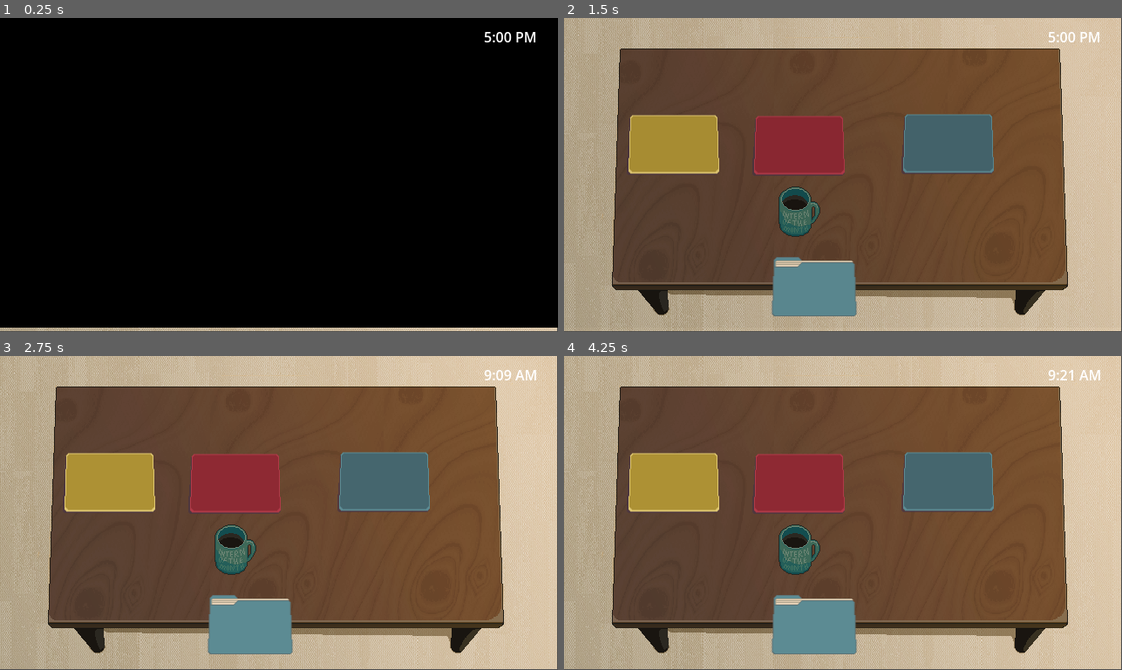
Above: before the commit, frames 1-4 (two rows, left to right).
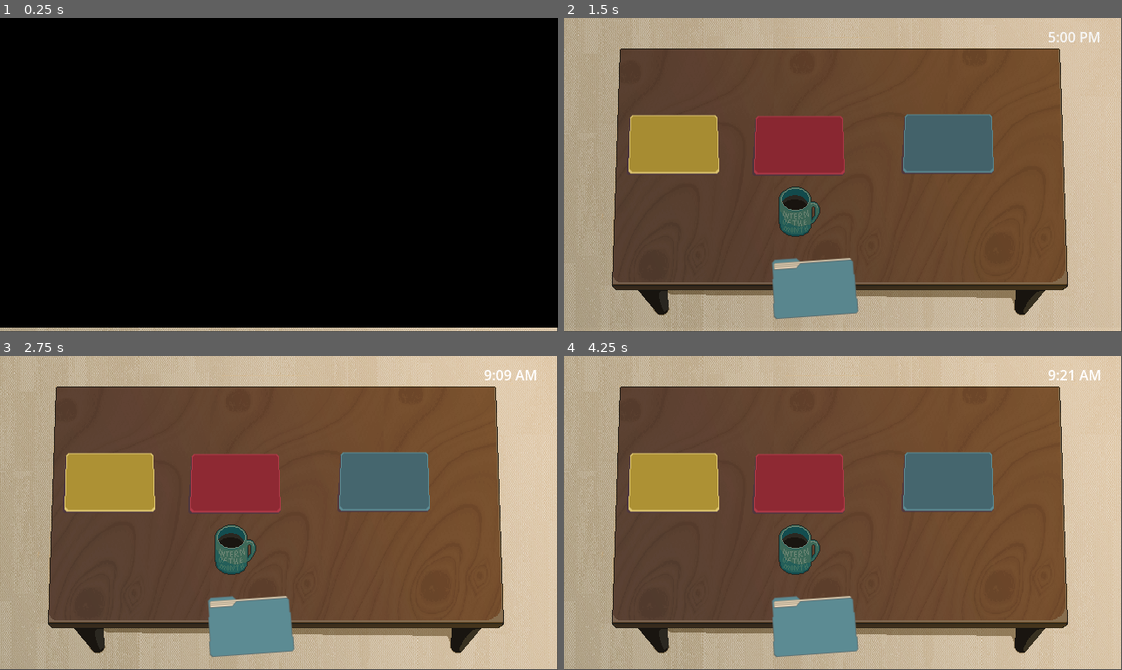
Above: after the commit, the same moments.

Repository: milk9111/godot-wild-jam-79
Game: Godot game, scene res://game.tscn
Same seed, same stepped clock (60 frames per second), same inputs: the game is played once before the commit and once after it.
Inputs (mouse positions are in pixels of both pictures, inside the frame that each line leads up to):
- Up to frame 1 (0.25 s): no input
- Up to frame 2 (1.5 s): tap Enter at 0.5 s; move the mouse to (965, 159) at 0.52 s; move the mouse to (731, 190) at 1.27 s
- Up to frame 3 (2.75 s): tap Space (debug_nudged_obstacle) at 2 s; move the mouse to (334, 443) at 2.02 s
- Up to frame 4 (4.25 s): move the mouse to (815, 575) at 2.77 s; move the mouse to (1010, 560) at 3.52 s

The runs differ from the first frame. In frame 1, 0.2% of the frame differs, in the area x 86-96%, y 4-8%; in frame 2, 0.4%; in frame 3, 0.4%, in the area x 37-53%, y 76-96%; in frame 4, 0.4%.

Commit message:
Changed queue into more of a stack. Also replaced the mug nudge sfx with a ceramic tapping sound.

Diff:
--- a/clutter.tscn
+++ b/clutter.tscn
@@ -1,8 +1,13 @@
-[gd_scene load_steps=14 format=3 uid="uid://c4uatqgan4fmb"]
+[gd_scene load_steps=16 format=3 uid="uid://c4uatqgan4fmb"]
 
 [ext_resource type="Script" uid="uid://litp3r01okoi" path="res://clutter.gd" id="1_xeanr"]
+[ext_resource type="AudioStream" uid="uid://dwkdbt1va8pm" path="res://Assets/Sound/mug_tapped_and_slide.ogg" id="2_fq5wb"]
 [ext_resource type="Texture2D" uid="uid://b5b84qpnj6f6h" path="res://Assets/Art/Assets_Sprite_Sheet_v1.png" id="2_xeanr"]
 [ext_resource type="AudioStream" uid="uid://166hhj2qj6op" path="res://Assets/Sound/ESM_Builder_Game_Ceramic_Break_Large_3_Organic_Smash_Crash_Crumble_Drop_Splatter_Particle_Hit_Stab_Impact.ogg" id="3_mhuwi"]
+
+[sub_resource type="AudioStreamRandomizer" id="AudioStreamRandomizer_dyy2u"]
+streams_count = 1
+stream_0/stream = ExtResource("2_fq5wb")
 
 [sub_resource type="CapsuleShape2D" id="CapsuleShape2D_xeanr"]
 radius = 40.0
@@ -11,6 +16,145 @@
 [sub_resource type="AtlasTexture" id="AtlasTexture_mhuwi"]
 atlas = ExtResource("2_xeanr")
 region = Rect2(180, 189, 48, 58)
+
+[sub_resource type="Animation" id="Animation_fq5wb"]
+length = 0.001
+tracks/0/type = "value"
+tracks/0/imported = false
+tracks/0/enabled = true
+tracks/0/path = NodePath("Sprite2D:position")
+tracks/0/interp = 1
+tracks/0/loop_wrap = true
+tracks/0/keys = {
+"times": PackedFloat32Array(0),
+"transitions": PackedFloat32Array(1),
+"update": 0,
+"values": [Vector2(0, 0)]
+}
+tracks/1/type = "value"
+tracks/1/imported = false
+tracks/1/enabled = true
+tracks/1/path = NodePath("Sprite2D:rotation")
+tracks/1/interp = 1
+tracks/1/loop_wrap = true
+tracks/1/keys = {
+"times": PackedFloat32Array(0),
+"transitions": PackedFloat32Array(1),
+"update": 0,
+"values": [0.0]
+}
+tracks/2/type = "value"
+tracks/2/imported = false
+tracks/2/enabled = true
+tracks/2/path = NodePath("Sprite2D:scale")
+tracks/2/interp = 1
+tracks/2/loop_wrap = true
+tracks/2/keys = {
+"times": PackedFloat32Array(0),
+"transitions": PackedFloat32Array(1),
+"update": 0,
+"values": [Vector2(1, 1)]
+}
+tracks/3/type = "value"
+tracks/3/imported = false
+tracks/3/enabled = true
+tracks/3/path = NodePath("AudioStreamPlayer2D:playing")
+tracks/3/interp = 1
+tracks/3/loop_wrap = true
+tracks/3/keys = {
+"times": PackedFloat32Array(0),
+"transitions": PackedFloat32Array(1),
+"update": 1,
+"values": [false]
+}
+tracks/4/type = "value"
+tracks/4/imported = false
+tracks/4/enabled = true
+tracks/4/path = NodePath("CPUParticles2D:emitting")
+tracks/4/interp = 1
+tracks/4/loop_wrap = true
+tracks/4/keys = {
+"times": PackedFloat32Array(0),
+"transitions": PackedFloat32Array(1),
+"update": 1,
+"values": [false]
+}
+tracks/5/type = "value"
+tracks/5/imported = false
+tracks/5/enabled = true
+tracks/5/path = NodePath("Sprite2D:visible")
+tracks/5/interp = 1
+tracks/5/loop_wrap = true
+tracks/5/keys = {
+"times": PackedFloat32Array(0),
+"transitions": PackedFloat32Array(1),
+"update": 1,
+"values": [true]
+}
+
+[sub_resource type="Animation" id="Animation_q7r8f"]
+resource_name = "TableDown"
+length = 2.0
+tracks/0/type = "value"
+tracks/0/imported = false
+tracks/0/enabled = true
+tracks/0/path = NodePath("Sprite2D:position")
+tracks/0/interp = 1
+tracks/0/loop_wrap = true
+tracks/0/keys = {
+"times": PackedFloat32Array(0, 0.466667, 1),
+"transitions": PackedFloat32Array(1, 1, 1),
+"update": 0,
+"values": [Vector2(0, 0), Vector2(0, 0), Vector2(0, 30)]
+}
+tracks/1/type = "value"
+tracks/1/imported = false
+tracks/1/enabled = true
+tracks/1/path = NodePath("Sprite2D:scale")
+tracks/1/interp = 1
+tracks/1/loop_wrap = true
+tracks/1/keys = {
+"times": PackedFloat32Array(0, 0.966667),
+"transitions": PackedFloat32Array(1, 1),
+"update": 0,
+"values": [Vector2(1, 1), Vector2(0.5, 0.5)]
+}
+tracks/2/type = "value"
+tracks/2/imported = false
+tracks/2/enabled = true
+tracks/2/path = NodePath("AudioStreamPlayer2D:playing")
+tracks/2/interp = 1
+tracks/2/loop_wrap = true
+tracks/2/keys = {
+"times": PackedFloat32Array(1),
+"transitions": PackedFloat32Array(1),
+"update": 1,
+"values": [true]
+}
+tracks/3/type = "value"
+tracks/3/imported = false
+tracks/3/enabled = true
+tracks/3/path = NodePath("CPUParticles2D:emitting")
+tracks/3/interp = 1
+tracks/3/loop_wrap = true
+tracks/3/keys = {
+"times": PackedFloat32Array(1),
+"transitions": PackedFloat32Array(1),
+"update": 1,
+"values": [true]
+}
+tracks/4/type = "value"
+tracks/4/imported = false
+tracks/4/enabled = true
+tracks/4/path = NodePath("Sprite2D:visible")
+tracks/4/interp = 1
+tracks/4/loop_wrap = true
+tracks/4/keys = {
+"times": PackedFloat32Array(1),
+"transitions": PackedFloat32Array(1),
+"update": 1,
+"values": [false]
+}
 
 [sub_resource type="Animation" id="Animation_mhuwi"]
 resource_name = "TableLeft"
@@ -88,81 +232,6 @@
 "values": [false]
 }
 
-[sub_resource type="Animation" id="Animation_fq5wb"]
-length = 0.001
-tracks/0/type = "value"
-tracks/0/imported = false
-tracks/0/enabled = true
-tracks/0/path = NodePath("Sprite2D:position")
-tracks/0/interp = 1
-tracks/0/loop_wrap = true
-tracks/0/keys = {
-"times": PackedFloat32Array(0),
-"transitions": PackedFloat32Array(1),
-"update": 0,
-"values": [Vector2(0, 0)]
-}
-tracks/1/type = "value"
-tracks/1/imported = false
-tracks/1/enabled = true
-tracks/1/path = NodePath("Sprite2D:rotation")
-tracks/1/interp = 1
-tracks/1/loop_wrap = true
-tracks/1/keys = {
-"times": PackedFloat32Array(0),
-"transitions": PackedFloat32Array(1),
-"update": 0,
-"values": [0.0]
-}
-tracks/2/type = "value"
-tracks/2/imported = false
-tracks/2/enabled = true
-tracks/2/path = NodePath("Sprite2D:scale")
-tracks/2/interp = 1
-tracks/2/loop_wrap = true
-tracks/2/keys = {
-"times": PackedFloat32Array(0),
-"transitions": PackedFloat32Array(1),
-"update": 0,
-"values": [Vector2(1, 1)]
-}
-tracks/3/type = "value"
-tracks/3/imported = false
-tracks/3/enabled = true
-tracks/3/path = NodePath("AudioStreamPlayer2D:playing")
-tracks/3/interp = 1
-tracks/3/loop_wrap = true
-tracks/3/keys = {
-"times": PackedFloat32Array(0),
-"transitions": PackedFloat32Array(1),
-"update": 1,
-"values": [false]
-}
-tracks/4/type = "value"
-tracks/4/imported = false
-tracks/4/enabled = true
-tracks/4/path = NodePath("CPUParticles2D:emitting")
-tracks/4/interp = 1
-tracks/4/loop_wrap = true
-tracks/4/keys = {
-"times": PackedFloat32Array(0),
-"transitions": PackedFloat32Array(1),
-"update": 1,
-"values": [false]
-}
-tracks/5/type = "value"
-tracks/5/imported = false
-tracks/5/enabled = true
-tracks/5/path = NodePath("Sprite2D:visible")
-tracks/5/interp = 1
-tracks/5/loop_wrap = true
-tracks/5/keys = {
-"times": PackedFloat32Array(0),
-"transitions": PackedFloat32Array(1),
-"update": 1,
-"values": [true]
-}
-
 [sub_resource type="Animation" id="Animation_dyy2u"]
 resource_name = "TableRight"
 length = 2.0
@@ -239,70 +308,6 @@
 "values": [false]
 }
 
-[sub_resource type="Animation" id="Animation_q7r8f"]
-resource_name = "TableDown"
-length = 2.0
-tracks/0/type = "value"
-tracks/0/imported = false
-tracks/0/enabled = true
-tracks/0/path = NodePath("Sprite2D:position")
-tracks/0/interp = 1
-tracks/0/loop_wrap = true
-tracks/0/keys = {
-"times": PackedFloat32Array(0, 0.466667, 1),
-"transitions": PackedFloat32Array(1, 1, 1),
-"update": 0,
-"values": [Vector2(0, 0), Vector2(0, 0), Vector2(0, 30)]
-}
-tracks/1/type = "value"
-tracks/1/imported = false
-tracks/1/enabled = true
-tracks/1/path = NodePath("Sprite2D:scale")
-tracks/1/interp = 1
-tracks/1/loop_wrap = true
-tracks/1/keys = {
-"times": PackedFloat32Array(0, 0.966667),
-"transitions": PackedFloat32Array(1, 1),
-"update": 0,
-"values": [Vector2(1, 1), Vector2(0.5, 0.5)]
-}
-tracks/2/type = "value"
-tracks/2/imported = false
-tracks/2/enabled = true
-tracks/2/path = NodePath("AudioStreamPlayer2D:playing")
-tracks/2/interp = 1
-tracks/2/loop_wrap = true
-tracks/2/keys = {
-"times": PackedFloat32Array(1),
-"transitions": PackedFloat32Array(1),
-"update": 1,
-"values": [true]
-}
-tracks/3/type = "value"
-tracks/3/imported = false
-tracks/3/enabled = true
-tracks/3/path = NodePath("CPUParticles2D:emitting")
-tracks/3/interp = 1
-tracks/3/loop_wrap = true
-tracks/3/keys = {
-"times": PackedFloat32Array(1),
-"transitions": PackedFloat32Array(1),
-"update": 1,
-"values": [true]
-}
-tracks/4/type = "value"
-tracks/4/imported = false
-tracks/4/enabled = true
-tracks/4/path = NodePath("Sprite2D:visible")
-tracks/4/interp = 1
-tracks/4/loop_wrap = true
-tracks/4/keys = {
-"times": PackedFloat32Array(1),
-"transitions": PackedFloat32Array(1),
-"update": 1,
-"values": [false]
-}
-
 [sub_resource type="Animation" id="Animation_way7w"]
 resource_name = "TableUp"
 length = 2.0
@@ -392,6 +397,7 @@
 linear_damp = 50.0
 angular_damp = 100.0
 script = ExtResource("1_xeanr")
+sfx_moved = SubResource("AudioStreamRandomizer_dyy2u")
 
 [node name="CollisionShape2D" type="CollisionShape2D" parent="."]
 position = Vector2(-4, 1)
--- a/day_one.tscn
+++ b/day_one.tscn
@@ -77,7 +77,6 @@
 
 [node name="Queue" type="Node2D" parent="SpawnManager"]
 z_index = -1
-y_sort_enabled = true
 position = Vector2(310, 314)
 
 [node name="Viewport Boundaries" type="Node2D" parent="."]
--- a/day_transition.tscn
+++ b/day_transition.tscn
@@ -60,6 +60,7 @@
 }
 
 [node name="ColorRect" type="ColorRect" parent="."]
+z_index = 1
 anchors_preset = 15
 anchor_right = 1.0
 anchor_bottom = 1.0
--- a/spawn_manager.gd
+++ b/spawn_manager.gd
@@ -5,7 +5,10 @@
 @onready var queue = $Queue
 @onready var spawn = $Spawn
 
+var _rng : RandomNumberGenerator
+
 func _ready():
+	_rng = RandomNumberGenerator.new()
 	spawn_object()
 	spawn_timer.start()
 
@@ -22,18 +25,19 @@
 
 func spawn_object():
 	var object_to_spawn = CLICKABLE_FOLDER.instantiate()
-	object_to_spawn.state = 4
+	object_to_spawn.state = ClickableObject.State.QUEUED
 	queue.add_child(object_to_spawn)
 	organize_queue()
 func queue_up():
 	var queued_scenes:Array = queue.get_children()
-	var next_up = queued_scenes.pop_front()
+	var next_up = queued_scenes.pop_back()
 	return next_up
 
 func organize_queue():
 	var shift_counter: Vector2 = Vector2(0,0)
 	for item in queue.get_children():
 		item.position = shift_counter
-	for item in queue.get_children():
+	for item : Node2D in queue.get_children():
 		item.position += shift_counter
-		shift_counter+=Vector2(10,-5)
+		item.rotate(_rng.randf_range(-0.1, 0.1))
+		shift_counter+=Vector2(_rng.randf_range(-4, 4), _rng.randf_range(-4, 4))
Not shown, added: Assets/Sound/mug_tapped_and_slide.ogg.import
Not shown, added: Assets/Sound/mug_tapped_and_slide.aup3
Not shown, added: Assets/Sound/mug_tapped_and_slide.aup3-shm
Not shown, added: Assets/Sound/mug_tapped_and_slide.aup3-wal
Not shown, added: Assets/Sound/mug_tapped_and_slide.ogg
